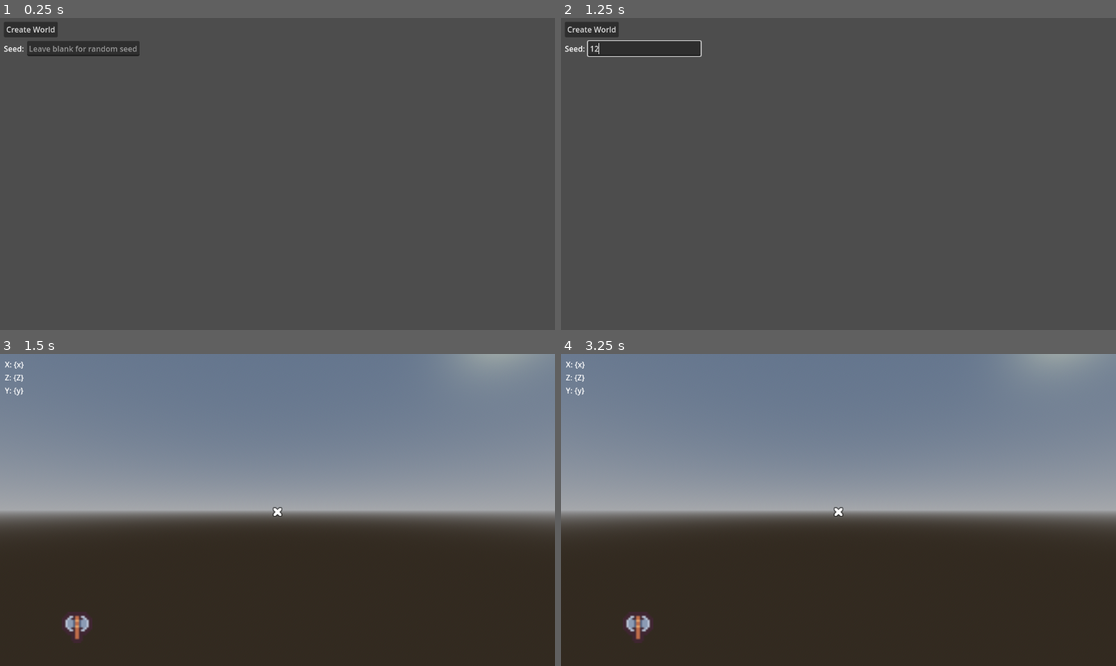
Above: before the commit, frames 1-4 (two rows, left to right).
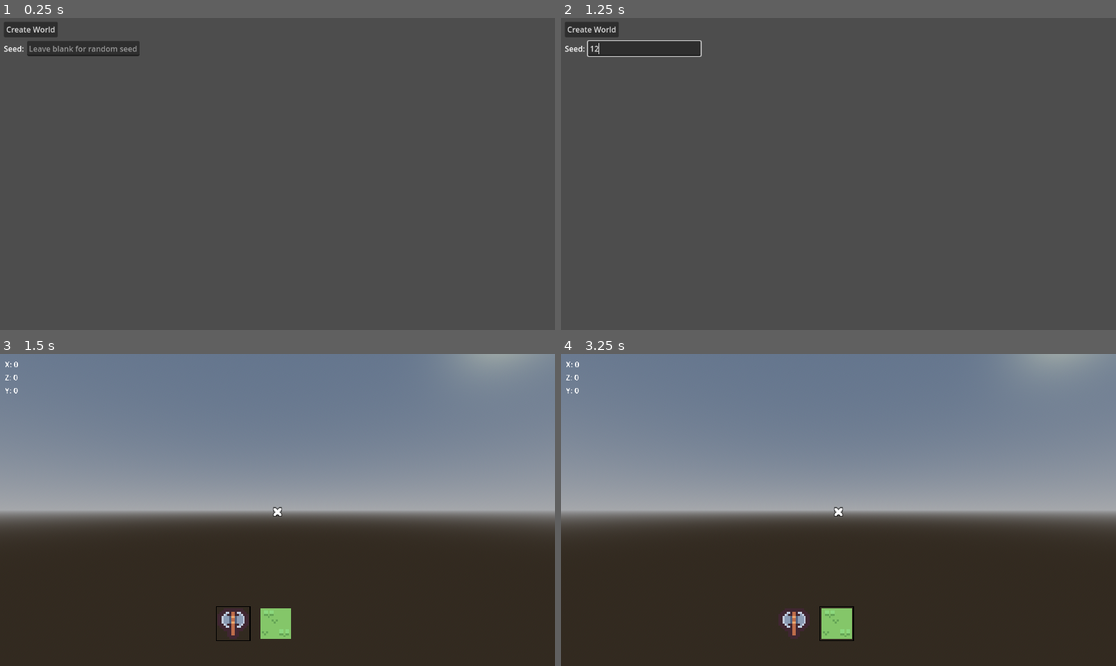
Above: after the commit, the same moments.

Repository: Nathan3-14/noise
Game: Godot game, scene res://world.tscn
The game is run twice, just before and just after one commit, with the same random seed, the same clock (stepped at 60 frames per second) and the same inputs.
Inputs (mouse positions are in pixels of both pictures, inside the frame that each line leads up to):
- Up to frame 1 (0.25 s): no input
- Up to frame 2 (1.25 s): click (644, 49) at 0.52 s; type "12" at 0.6 s
- Up to frame 3 (1.5 s): click "Create World" at 1.25 s
- Up to frame 4 (3.25 s): tap Enter (ui_accept) at 2, 2.75 s; move the mouse to (960, 494) at 2.02 s; hold D (right) 2.03-2.78 s; click (960, 494) at 2.1 s; tap Space (jump) at 2.27, 3.02 s; tap Mouse wheel down (inv_scroll_down, bound only after the com… at 2.3, 2.85 s; move the mouse to (727, 525) at 2.77 s; hold S (down) from 2.78 s (still down); tap Mouse wheel up (inv_scroll_up, bound only after the commit) at 3.05 s

Frames 1-2 are identical in both runs. In frame 3, 1.1% of the frame differs, in the area x 0-53%, y 2-92%; in frame 4, 1.1%.
Error in both runs: Attempt to call function 'list_dir_begin' in base 'null instance' on a null instance. (res://world.gd:146)

Commit message:
Added basic action choice system Does not affect world

Diff:
--- /dev/null
+++ b/item.gd
@@ -0,0 +1,13 @@
+extends Control
+
+@export var texture: Texture
+
+
+# Called when the node enters the scene tree for the first time.
+func _ready():
+	$Item.texture = texture
+
+
+# Called every frame. 'delta' is the elapsed time since the previous frame.
+func _process(delta):
+	pass
--- /dev/null
+++ b/item.tscn
@@ -0,0 +1,28 @@
+[gd_scene load_steps=4 format=3 uid="uid://bfxkhc17bsion"]
+
+[ext_resource type="Script" path="res://item.gd" id="1_cg7ar"]
+[ext_resource type="Texture2D" uid="uid://chk1uyanxad4l" path="res://pickaxe.png" id="1_pxsd5"]
+[ext_resource type="Texture2D" uid="uid://cbvmgbeabsa7s" path="res://select.png" id="2_w4xb3"]
+
+[node name="Item" type="Control"]
+layout_mode = 3
+anchors_preset = 0
+offset_right = 72.0
+offset_bottom = 72.0
+script = ExtResource("1_cg7ar")
+
+[node name="Item" type="TextureRect" parent="."]
+layout_mode = 0
+offset_left = 4.0
+offset_top = 4.0
+offset_right = 68.0
+offset_bottom = 68.0
+texture = ExtResource("1_pxsd5")
+expand_mode = 2
+
+[node name="Selected" type="TextureRect" parent="."]
+visible = false
+layout_mode = 0
+offset_right = 72.0
+offset_bottom = 72.0
+texture = ExtResource("2_w4xb3")
--- a/player.gd
+++ b/player.gd
@@ -15,6 +15,7 @@
 @onready var camera = $Camera3D
 @onready var raycast = $Camera3D/RayCast3D
 var camera_sense = 40
+var selected_item = 0
 
 
 func _physics_process(delta):
--- a/project.godot
+++ b/project.godot
@@ -70,6 +70,16 @@
 "events": [Object(InputEventKey,"resource_local_to_scene":false,"resource_name":"","device":-1,"window_id":0,"alt_press …(182 unchanged characters)…
 ]
 }
+inv_scroll_up={
+"deadzone": 0.5,
+"events": [Object(InputEventMouseButton,"resource_local_to_scene":false,"resource_name":"","device":-1,"window_id":0,"alt_pressed":false,"shift_pressed":false,"ctrl_pressed":false,"meta_pressed":false,"button_mask":0,"position":Vector2(0, 0),"global_position":Vector2(0, 0),"factor":1.0,"button_index":4,"canceled":false,"pressed":false,"double_click":false,"script":null)
+]
+}
+inv_scroll_down={
+"deadzone": 0.5,
+"events": [Object(InputEventMouseButton,"resource_local_to_scene":false,"resource_name":"","device":-1,"window_id":0,"alt_pressed":false,"shift_pressed":false,"ctrl_pressed":false,"meta_pressed":false,"button_mask":0,"position":Vector2(0, 0),"global_position":Vector2(0, 0),"factor":1.0,"button_index":5,"canceled":false,"pressed":false,"double_click":false,"script":null)
+]
+}
 
 [layer_names]
 
@@ -79,3 +89,7 @@
 [physics]
 
 3d/default_gravity_vector=Vector3(0, -1.5, 0)
+
+[rendering]
+
+textures/canvas_textures/default_texture_filter=0
--- a/ui.gd
+++ b/ui.gd
@@ -5,15 +5,36 @@
 @export var y = 0.0
 @export var z = 0.0
 
-@onready var positions = $MarginContainer/HBoxContainer
+@onready var positions = $MarginContainer/VBoxContainer
+@onready var inventory = $Inventory
+@onready var player = get_parent().get_parent()
 
-# Called when the node enters the scene tree for the first time.
+
 func _ready():
-	pass # Replace with function body.
+	change_item(player.selected_item)
 
+func change_item(index: float):
+	$Inventory.get_child(index).get_node("Selected").visible = not $Inventory.get_child(index).get_node("Selected").visible
 
 # Called every frame. 'delta' is the elapsed time since the previous frame.
 func _process(delta):
 	positions.get_node("X").text = "X: " + str(x)
 	positions.get_node("Y").text = "Y: " + str(y)
 	positions.get_node("Z").text = "Z: " + str(z)
+	var changed: bool
+
+	if Input.is_action_just_pressed("inv_scroll_up"):
+		changed = true
+		change_item(player.selected_item)
+		player.selected_item += 1
+	elif Input.is_action_just_pressed("inv_scroll_down"):
+		changed = true
+		change_item(player.selected_item)
+		player.selected_item -= 1
+
+	if player.selected_item > 1 or player.selected_item < 0:
+		player.selected_item = 0
+	if changed:
+		change_item(player.selected_item)
+
+	print($Inventory.get_child(player.selected_item))
--- a/ui.tscn
+++ b/ui.tscn
@@ -1,7 +1,9 @@
-[gd_scene load_steps=3 format=3 uid="uid://dl57ugwfdsxnx"]
+[gd_scene load_steps=5 format=3 uid="uid://dl57ugwfdsxnx"]
 
 [ext_resource type="Texture2D" uid="uid://cbbmee72ctmv7" path="res://crosshair006.png" id="1_rwnlg"]
 [ext_resource type="Texture2D" uid="uid://chk1uyanxad4l" path="res://pickaxe.png" id="2_02hre"]
+[ext_resource type="PackedScene" uid="uid://bfxkhc17bsion" path="res://item.tscn" id="2_l471v"]
+[ext_resource type="Texture2D" uid="uid://b3omjriv4a4uo" path="res://grass.png" id="3_b3iuq"]
 
 [node name="UI" type="Control"]
 layout_mode = 3
@@ -41,15 +43,20 @@
 layout_mode = 2
 text = "Y: {y}"
 
-[node name="HBoxContainer" type="HBoxContainer" parent="."]
+[node name="Inventory" type="HBoxContainer" parent="."]
+custom_minimum_size = Vector2(84, 0)
 layout_mode = 0
-offset_left = 128.0
-offset_top = 536.0
-offset_right = 1024.0
-offset_bottom = 600.0
+offset_left = 448.0
+offset_top = 524.0
+offset_right = 704.0
+offset_bottom = 588.0
 
-[node name="TextureRect2" type="TextureRect" parent="HBoxContainer"]
+[node name="Break" parent="Inventory" instance=ExtResource("2_l471v")]
+custom_minimum_size = Vector2(84, 0)
 layout_mode = 2
 texture = ExtResource("2_02hre")
-expand_mode = 2
-stretch_mode = 5
+
+[node name="Place" parent="Inventory" instance=ExtResource("2_l471v")]
+custom_minimum_size = Vector2(84, 0)
+layout_mode = 2
+texture = ExtResource("3_b3iuq")
Binary file changed: grass.png
Binary file added: select.png
Not shown, added: select.png.import
